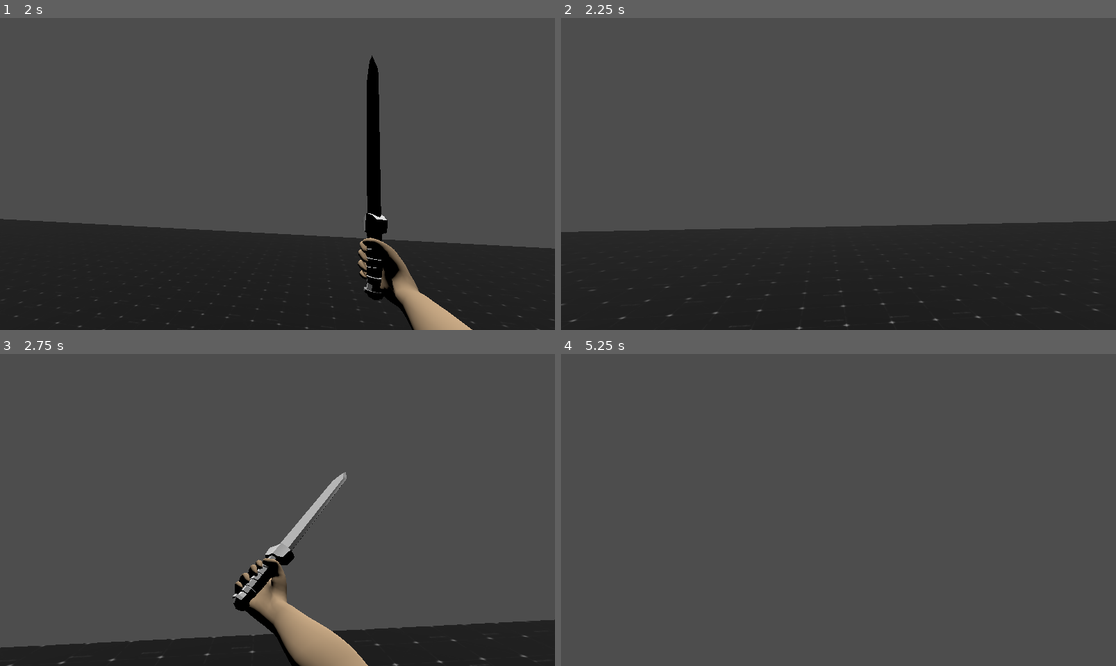
Above: before the commit, frames 1-4 (two rows, left to right).
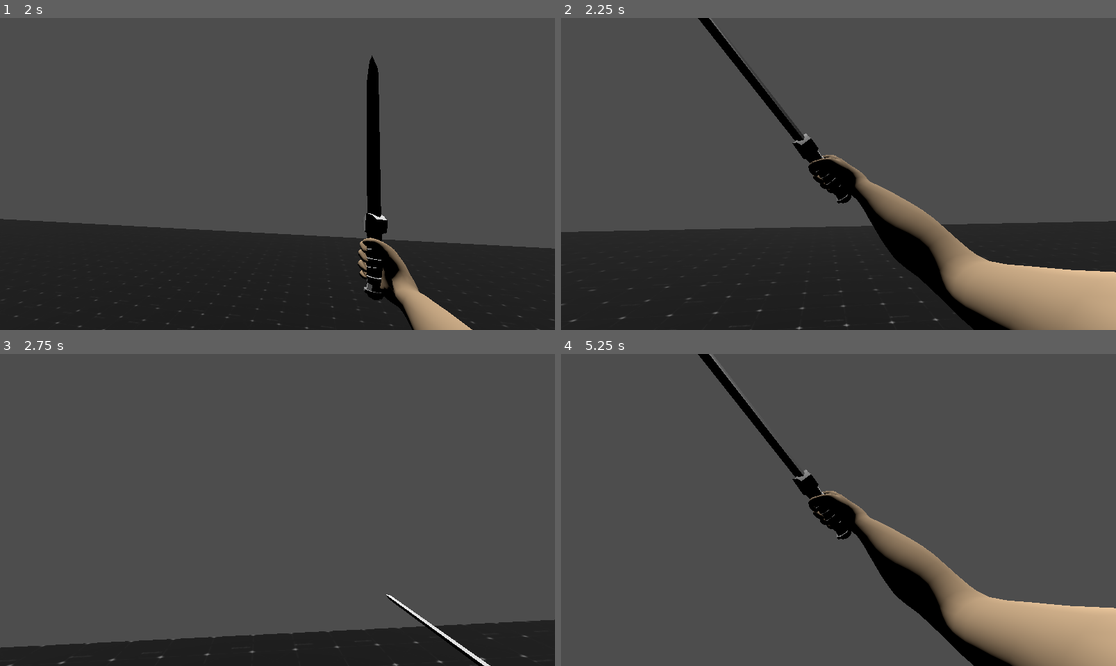
Above: after the commit, the same moments.

Repository: aquagames00099y/Vicious
Game: Godot game, scene res://Scenes/Main.tscn
Same seed, same stepped clock (60 frames per second), same inputs: the game is played once before the commit and once after it.
Inputs (mouse positions are in pixels of both pictures, inside the frame that each line leads up to):
- Up to frame 1 (2 s): move the mouse to (305, 174) at 0.52 s; hold W (move_Forward) from 0.53 s (still down); click (305, 174) at 0.6 s; tap Space (jump) at 0.77, 1.52 s; move the mouse to (249, 174) at 1.27 s; click (249, 174) at 1.35 s
- Up to frame 2 (2.25 s): keep holding W (move_Forward); move the mouse to (849, 167) at 2.02 s; click (849, 167) at 2.1 s
- Up to frame 3 (2.75 s): keep holding W (move_Forward)
- Up to frame 4 (5.25 s): move the mouse to (832, 516) at 2.77 s; click (832, 516) at 2.85 s; tap Space (jump) at 3.02, 3.77, 4.52 s; move the mouse to (877, 513) at 3.52 s; click (877, 513) at 3.6 s; tap Escape (ui_cancel) at 4.15 s; move the mouse to (672, 463) at 4.27 s; release W (move_Forward) at 4.28 s; hold A (move_Left) 4.28-5.03 s; click (672, 463) at 4.35 s; move the mouse to (844, 510) at 5.02 s; hold W (move_Forward) from 5.03 s (still down); click (844, 510) at 5.1 s

Frame 1 is identical in both runs. In frame 2, 11% of the frame differs, in the area x 24-100%, y 0-100%; in frame 3, 4.4%; in frame 4, 11%.

Commit message:
Animations (#1)

Diff:
--- a/Scripts/player.gd
+++ b/Scripts/player.gd
@@ -1,38 +1,44 @@
 extends CharacterBody3D
 
+#-------------#
+#---ATTACK----#
+#-------------#
+var attackCount = 0
+var is_attacking = false
+var waitBeforeSlash2 = 0.833
+var waitBeforeSlash1 = 0.833
+
+#-----------#
+#---MOVE----#
+#-----------#
 var speed = 10
 var fall_acc = 75
 var jump_impulse = 20
 var mouse_sensitivity: float = 0.003
 var camera_pitch: float = 0.0
 var target_velocity = Vector3.ZERO
-
 @onready var head: Node3D = $Arms
 @onready var anim_player: AnimationPlayer = $Arms/AnimationPlayer
 
-# Called when the node enters the scene tree for the first time.
 func _ready() -> void:
 	Input.mouse_mode = Input.MOUSE_MODE_CAPTURED
+	anim_player.animation_finished.connect(_on_animation_finished)
 
 func _input(event: InputEvent) -> void:
 	if event is InputEventMouseMotion:
-		# Rotate the whole body left/right (yaw)
 		rotate_y(-event.relative.x * mouse_sensitivity)
-
-		# Rotate only the head up/down (pitch), and clamp it
 		camera_pitch += event.relative.y * mouse_sensitivity
 		camera_pitch = clamp(camera_pitch, deg_to_rad(-89), deg_to_rad(89))
 		head.rotation.x = camera_pitch
 
 func _unhandled_input(event: InputEvent) -> void:
-	if event.is_action_pressed("ui_cancel"): # Esc key by default
+	if event.is_action_pressed("ui_cancel"):
 		Input.mouse_mode = Input.MOUSE_MODE_VISIBLE
 	if event is InputEventMouseButton and event.pressed:
 		if Input.mouse_mode == Input.MOUSE_MODE_VISIBLE:
 			Input.mouse_mode = Input.MOUSE_MODE_CAPTURED
 
 func _physics_process(delta: float) -> void:
-
 	var moveDir = Vector3.ZERO
 
 	if Input.is_action_pressed("move_Right"):
@@ -44,32 +50,46 @@
 	if Input.is_action_pressed("move_Forward"):
 		moveDir.z += 1
 
-	if anim_player.current_animation != "CharacterArmature|Sword_Slash1":
+	# Only let movement control animation when NOT attacking
+	if not is_attacking:
 		if moveDir == Vector3.ZERO:
 			anim_player.play("CharacterArmature|Fists_Idle")
 		else:
 			moveDir = moveDir.normalized()
 			anim_player.play("CharacterArmature|Sword_Walk")
 
-		# $CharacterArmature.basis = basis.looking_at(moveDir)
-
 	var direction = (transform.basis * moveDir)
 	target_velocity.x = direction.x * speed
 	target_velocity.z = direction.z * speed
 
-	# Vertical Velocity
-	if not is_on_floor(): # If in the air, fall towards the floor. Literally gravity
+	if not is_on_floor():
 		target_velocity.y = target_velocity.y - (fall_acc * delta)
 
-	# Jumping.
 	if is_on_floor() and Input.is_action_just_pressed("jump"):
 		target_velocity.y = jump_impulse
 
-	# Moving the Character
 	velocity = target_velocity
 	move_and_slide()
 
+func _process(delta: float) -> void:
 
-func _process(delta: float) -> void:
+	if attackCount == 1 and waitBeforeSlash2 > 0:
+		waitBeforeSlash2 -= delta
+
 	if Input.is_action_just_pressed("Attack"):
-		anim_player.play("CharacterArmature|Sword_Slash1")
+		if attackCount == 0 and not is_attacking:
+			is_attacking = true
+			anim_player.play("CharacterArmature|Sword_Slash1")
+			attackCount = 1
+		elif attackCount == 1 and waitBeforeSlash2 <= 0 and not is_attacking:
+			is_attacking = true
+			anim_player.play("CharacterArmature|Sword_Slash2")
+			attackCount = 0
+			waitBeforeSlash2 = 0.833
+
+func _on_animation_finished(anim_name: String) -> void:
+	if anim_name == "CharacterArmature|Sword_Slash1":
+		is_attacking = false
+	elif anim_name == "CharacterArmature|Sword_Slash2":
+		is_attacking = false
+		attackCount = 0
